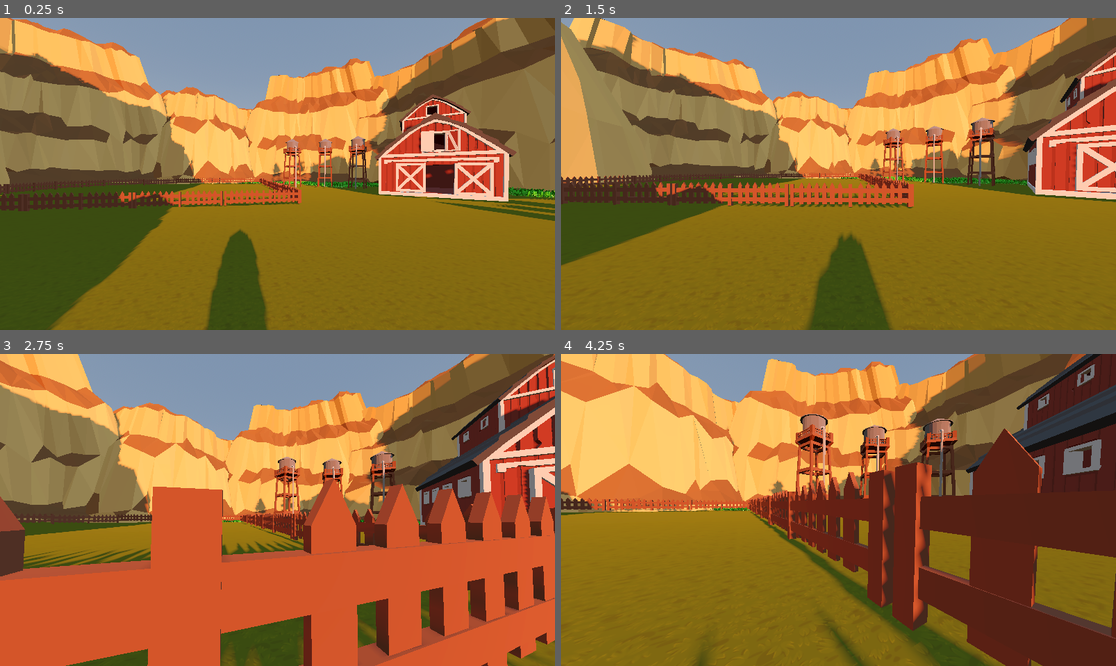
Above: before the commit, frames 1-4 (two rows, left to right).
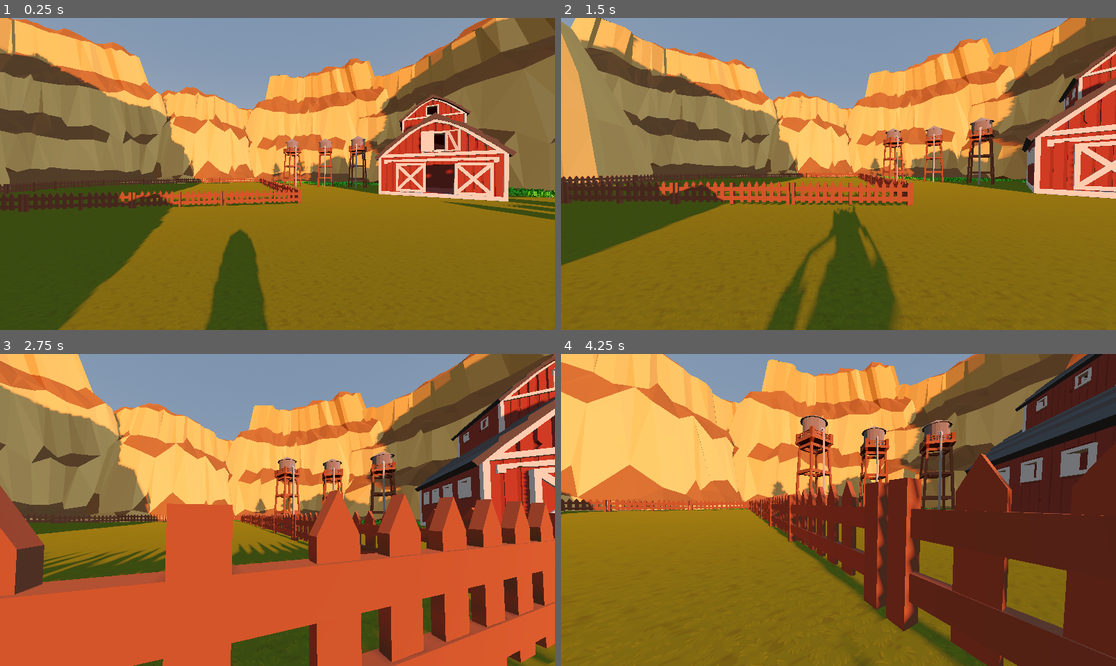
Above: after the commit, the same moments.

Repository: aludnier/gameJam5minute
Game: Godot game, scene res://main.tscn
The game is run twice, just before and just after one commit, with the same random seed, the same clock (stepped at 60 frames per second) and the same inputs.
Inputs (mouse positions are in pixels of both pictures, inside the frame that each line leads up to):
- Up to frame 1 (0.25 s): no input
- Up to frame 2 (1.5 s): move the mouse to (866, 174) at 0.52 s; hold Shift (sprint) 0.53-1.28 s; hold W (moveForward) from 0.53 s (still down); tap Space (jump) at 0.77 s; move the mouse to (810, 174) at 1.27 s; tap Shift (sprint) at 1.35 s
- Up to frame 3 (2.75 s): keep holding W (moveForward); tap Space (jump) at 1.52 s; move the mouse to (288, 503) at 2.02 s; hold Shift (sprint) from 2.03 s (still down)
- Up to frame 4 (4.25 s): keep holding W (moveForward); move the mouse to (832, 516) at 2.77 s; release Shift (sprint) at 2.78 s; tap Shift (sprint) at 2.85 s; tap Space (jump) at 3.02, 3.77 s; move the mouse to (877, 513) at 3.52 s; hold Shift (sprint) from 3.53 s (still down)

The runs differ from the first frame. In frame 1, 1.2% of the frame differs, in the area x 0-100%, y 52-100%; in frame 2, 7.3%; in frame 3, 14%; in frame 4, 16%, in the area x 0-100%, y 0-100%.

Commit message:
add ennemy animation

Diff:
--- /dev/null
+++ b/Models/man_eater_bug.tscn
@@ -0,0 +1,27 @@
+[gd_scene format=3 uid="uid://c3ymo6borwxki"]
+
+[ext_resource type="PackedScene" uid="uid://cs61gfaugnmgr" path="res://Asset/PlayStation 2 - Yu-Gi-Oh! The Duelists of the Roses - Monsters - Man-Eater Bug/Man - Eater Bug.glb" id="1_yxvaj"]
+
+[node name="Man - Eater Bug" unique_id=617500940 instance=ExtResource("1_yxvaj")]
+
+[node name="Skeleton3D" parent="Armature" parent_id_path=PackedInt32Array(1664326980) index="0" unique_id=1904363266]
+bones/0/position = Vector3(-0.0032802024, -2.3862305, 1.3657979)
+bones/0/rotation = Quaternion(-0.00858435, -0.00019275541, -0.012694331, 0.9998826)
+bones/1/rotation = Quaternion(0.193431, 0.03462569, -0.82298064, 0.53299946)
+bones/2/rotation = Quaternion(-0.13853277, -0.025966534, -0.06895588, 0.987613)
+bones/3/rotation = Quaternion(0.5867979, -0.09987648, 0.37031645, 0.71313304)
+bones/5/rotation = Quaternion(-0.13215639, 0.019294264, 0.24008574, 0.9615203)
+bones/6/rotation = Quaternion(0.6512083, -0.055746485, -0.50395846, 0.5646645)
+bones/7/rotation = Quaternion(0.4169486, -0.030517055, 0.04031904, 0.90752256)
+bones/8/rotation = Quaternion(0.32730305, -0.0147131365, -0.13468114, 0.9351563)
+bones/10/position = Vector3(-0.0032802261, -2.3862305, 1.365798)
+bones/10/rotation = Quaternion(-0.2538648, 0.68022627, 0.64652, 0.23421532)
+bones/11/rotation = Quaternion(-0.7228567, 1.5070487e-08, -0.11285687, 0.68171954)
+bones/12/rotation = Quaternion(0.55687004, 0.06464641, 0.67537224, 0.47915444)
+bones/13/position = Vector3(-0.0032802224, -2.3862302, 1.3657979)
+bones/13/rotation = Quaternion(0.30866966, 0.5602121, 0.73084855, -0.23821403)
+bones/14/rotation = Quaternion(-0.67317903, -0.06038949, 0.3203117, 0.6637647)
+bones/15/rotation = Quaternion(0.07688283, 0.25096115, 0.93774307, -0.22747652)
+
+[node name="AnimationPlayer" parent="." index="1" unique_id=1529358450]
+autoplay = &"spawn"
--- a/main.tscn
+++ b/main.tscn
@@ -11,6 +11,7 @@
 [ext_resource type="PackedScene" uid="uid://c14aonvy6tlaq" path="res://Asset/Farm Buildings by Quaternius/FBX/ChickenCoop.fbx" id="9_efxa6"]
 [ext_resource type="PackedScene" uid="uid://jjd0lf6rhkki" path="res://Models/mounting_3.tscn" id="10_dg77c"]
 [ext_resource type="PackedScene" uid="uid://jvfdjf2y44f7" path="res://Models/grass.tscn" id="11_efxa6"]
+[ext_resource type="PackedScene" uid="uid://c3ymo6borwxki" path="res://Models/man_eater_bug.tscn" id="12_dg77c"]
 
 [sub_resource type="ProceduralSkyMaterial" id="ProceduralSkyMaterial_7mycd"]
 sky_horizon_color = Color(0.66224277, 0.6717428, 0.6867428, 1)
@@ -48,7 +49,7 @@
 
 [node name="ground" type="CSGBox3D" parent="." unique_id=475004050]
 physics_interpolation_mode = 1
-transform = Transform3D(0.99996704, -0.005538369, 0.0059248903, 0.00557785, 0.9999623, -0.0066628978, -0.005887736, 0.006695753, 0.99996036, 2.3255315, 0.32985345, 13.823339)
+transform = Transform3D(0.99999994, 0, 0, 0, 1, 0, 0, 0, 1.0000001, 2.3255315, 0.32985345, 13.823339)
 use_collision = true
 size = Vector3(111.13482, 1.305, 115.59857)
 material = SubResource("StandardMaterial3D_h2yge")
@@ -355,3 +356,6 @@
 
 [node name="Grass_31" parent="Grass" unique_id=1144440058 instance=ExtResource("11_efxa6")]
 transform = Transform3D(-0.7646404, 0, 0.6444573, 0, 1, 0, -0.6444573, 0, -0.7646404, 16.091211, 1.3037978, -21.193472)
+
+[node name="Man - Eater Bug" parent="." unique_id=617500940 instance=ExtResource("12_dg77c")]
+transform = Transform3D(-0.81948227, 0, 0.5731045, 0, 1, 0, -0.5731045, 0, -0.81948227, -1.743253, 0.9823532, 4.8344617)
Binary file added: Asset/PlayStation 2 - Yu-Gi-Oh! The Duelists of the Roses - Monsters - Man-Eater Bug/25a4af4d5babde34-XA128.png
Not shown, added: Asset/PlayStation 2 - Yu-Gi-Oh! The Duelists of the Roses - Monsters - Man-Eater Bug/25a4af4d5babde34-XA128.png.import
Binary file added: Asset/PlayStation 2 - Yu-Gi-Oh! The Duelists of the Roses - Monsters - Man-Eater Bug/42fb6a35eefe3693-XA128.png
Not shown, added: Asset/PlayStation 2 - Yu-Gi-Oh! The Duelists of the Roses - Monsters - Man-Eater Bug/42fb6a35eefe3693-XA128.png.import
Binary file added: Asset/PlayStation 2 - Yu-Gi-Oh! The Duelists of the Roses - Monsters - Man-Eater Bug/5944ed34c36b267d-XA128.png
Not shown, added: Asset/PlayStation 2 - Yu-Gi-Oh! The Duelists of the Roses - Monsters - Man-Eater Bug/5944ed34c36b267d-XA128.png.import
Binary file added: Asset/PlayStation 2 - Yu-Gi-Oh! The Duelists of the Roses - Monsters - Man-Eater Bug/679bf6788f1cc72-XA128.png
Not shown, added: Asset/PlayStation 2 - Yu-Gi-Oh! The Duelists of the Roses - Monsters - Man-Eater Bug/679bf6788f1cc72-XA128.png.import
Binary file added: Asset/PlayStation 2 - Yu-Gi-Oh! The Duelists of the Roses - Monsters - Man-Eater Bug/8a4fb1e2d50c0231-XA128.png
Not shown, added: Asset/PlayStation 2 - Yu-Gi-Oh! The Duelists of the Roses - Monsters - Man-Eater Bug/8a4fb1e2d50c0231-XA128.png.import
Binary file added: Asset/PlayStation 2 - Yu-Gi-Oh! The Duelists of the Roses - Monsters - Man-Eater Bug/Man - Eater Bug.glb
Not shown, added: Asset/PlayStation 2 - Yu-Gi-Oh! The Duelists of the Roses - Monsters - Man-Eater Bug/Man - Eater Bug.glb.import
(and 14 more such lines)
